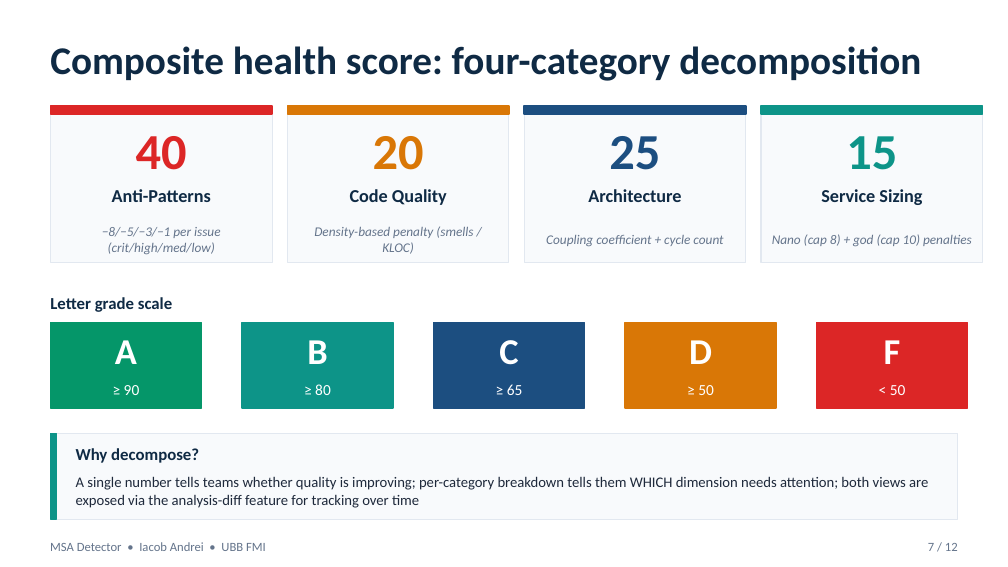
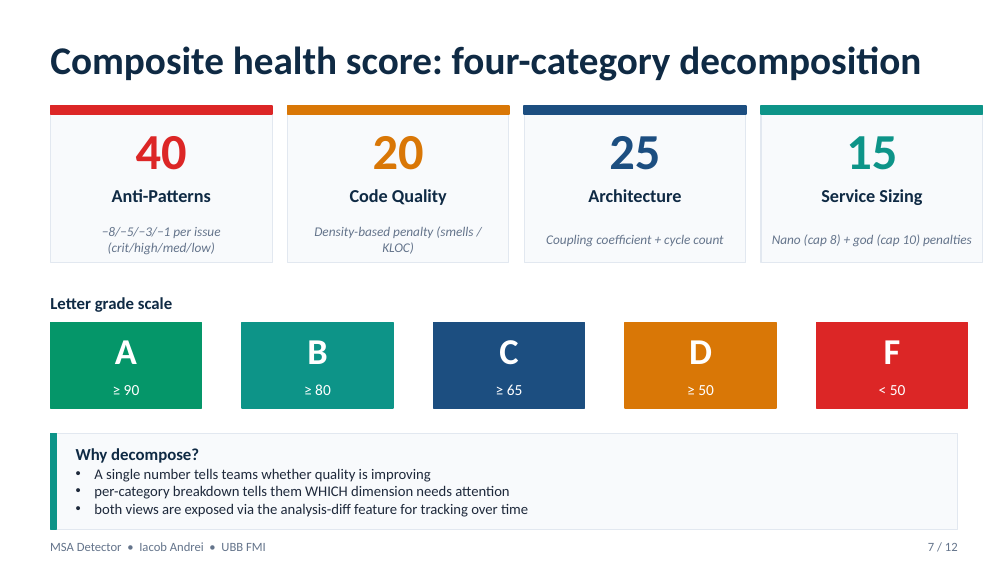
Before and after one commit to andrei45635/dissertation_backend, a slide deck: slide 7 of thesis/presentation/MSA_Detector_Defense.pptx. Drawn at 1008x567 pixels with LibreOffice and Linux fonts; fonts in the diff are those of the drawing. Boxes give left, top, right and bottom in pixels: in the first picture for what was removed or moved away, otherwise in the second. Text is boxed around its words. In the diff, an @@ line names an element or a change of style, - is before the commit and + after.

```diff
--- a/thesis/presentation/MSA_Detector_Defense.pptx
+++ b/thesis/presentation/MSA_Detector_Defense.pptx
@@ rectangle resized from (x1=50, y1=433, x2=958, y2=519) to (x1=50, y1=433, x2=958, y2=529) @@
@@ rectangle resized from (x1=50, y1=433, x2=56, y2=519) to (x1=50, y1=433, x2=56, y2=529) @@
@@ text at (x1=94, y1=468, x2=528, y2=517): text changed @@
-A single number tells teams whether quality is improving; per-category breakdown tells them WHICH dimension needs attention; both views are exposed via the analysis-diff feature for tracking over time
+• A single number tells teams whether quality is improving
+• per-category breakdown tells them WHICH dimension needs attention
+• both views are exposed via the analysis-diff feature for tracking over time
```
Also in this commit, not shown: 6 other slides changed, 25 other files.
